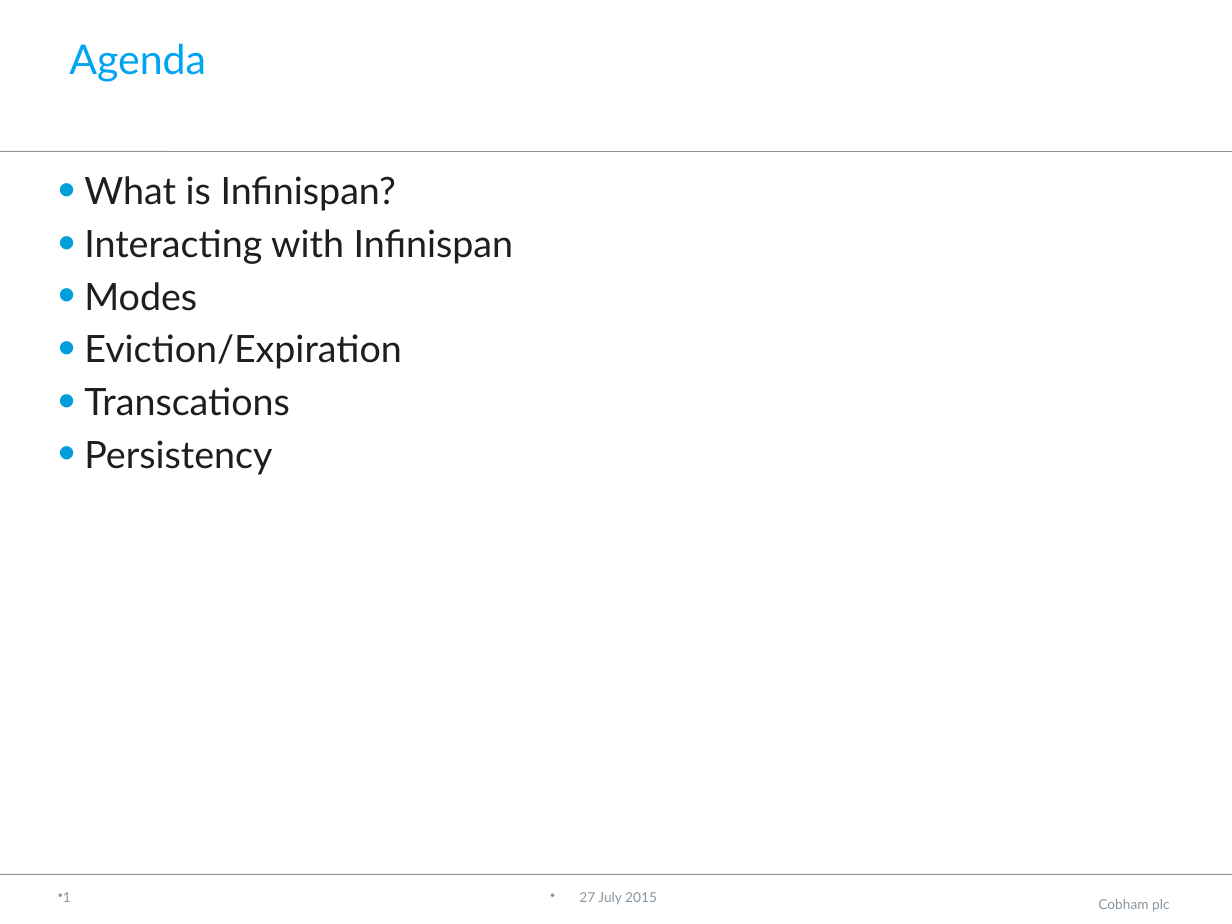
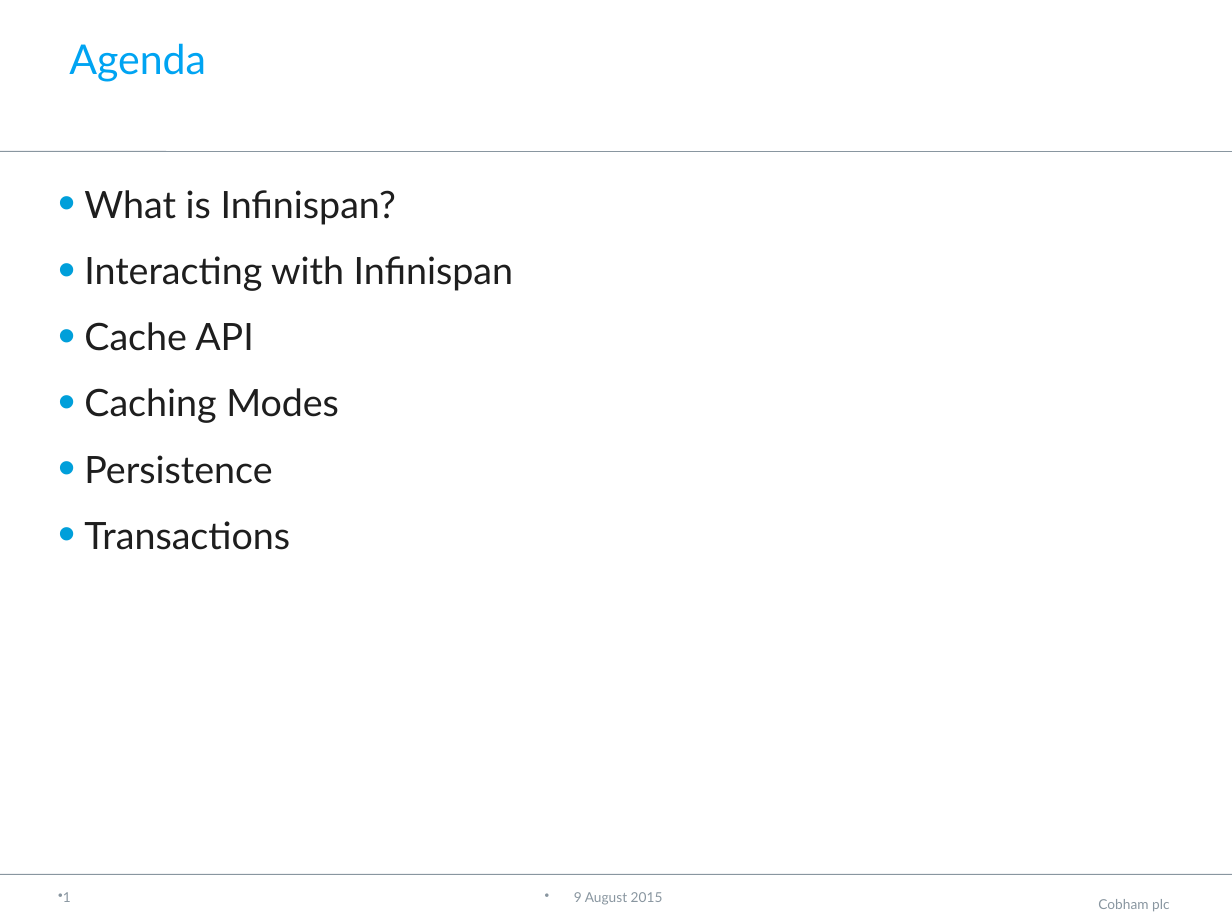
Before and after one commit to neha-bansal/Demos, a slide deck: slide 2 of infinispan-embedded-tutorial/Infinispan.pptx. Drawn at 1232x924 pixels with LibreOffice and Linux fonts; fonts in the diff are those of the drawing; background and template pictures are left out. Boxes give left, top, right and bottom in pixels: in the first picture for what was removed or moved away, otherwise in the second. Text is boxed around its words. In the diff, an @@ line names an element or a change of style, - is before the commit and + after.

```diff
--- a/infinispan-embedded-tutorial/Infinispan.pptx
+++ b/infinispan-embedded-tutorial/Infinispan.pptx
@@ text at [84,190,513,291]: line spacing 1 to 1.3 @@
@@ text at [84,322,339,550]: text changed @@
-• Modes
-• Eviction/Expiration
-• Transcations
-• Persistency
+• Cache API
+• Caching Modes
+• Persistence
+• Transactions
@@ text at [574,892,663,905]: text changed @@
-27 July 2015
+9 August 2015
```
Also in this commit, not shown: 14 other slides changed, 1 slide added.
